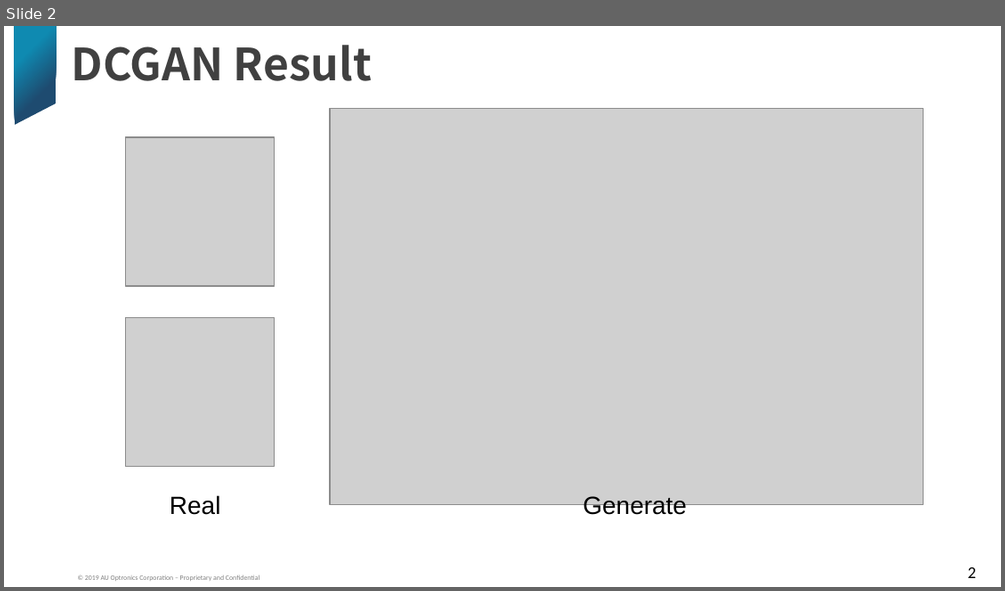
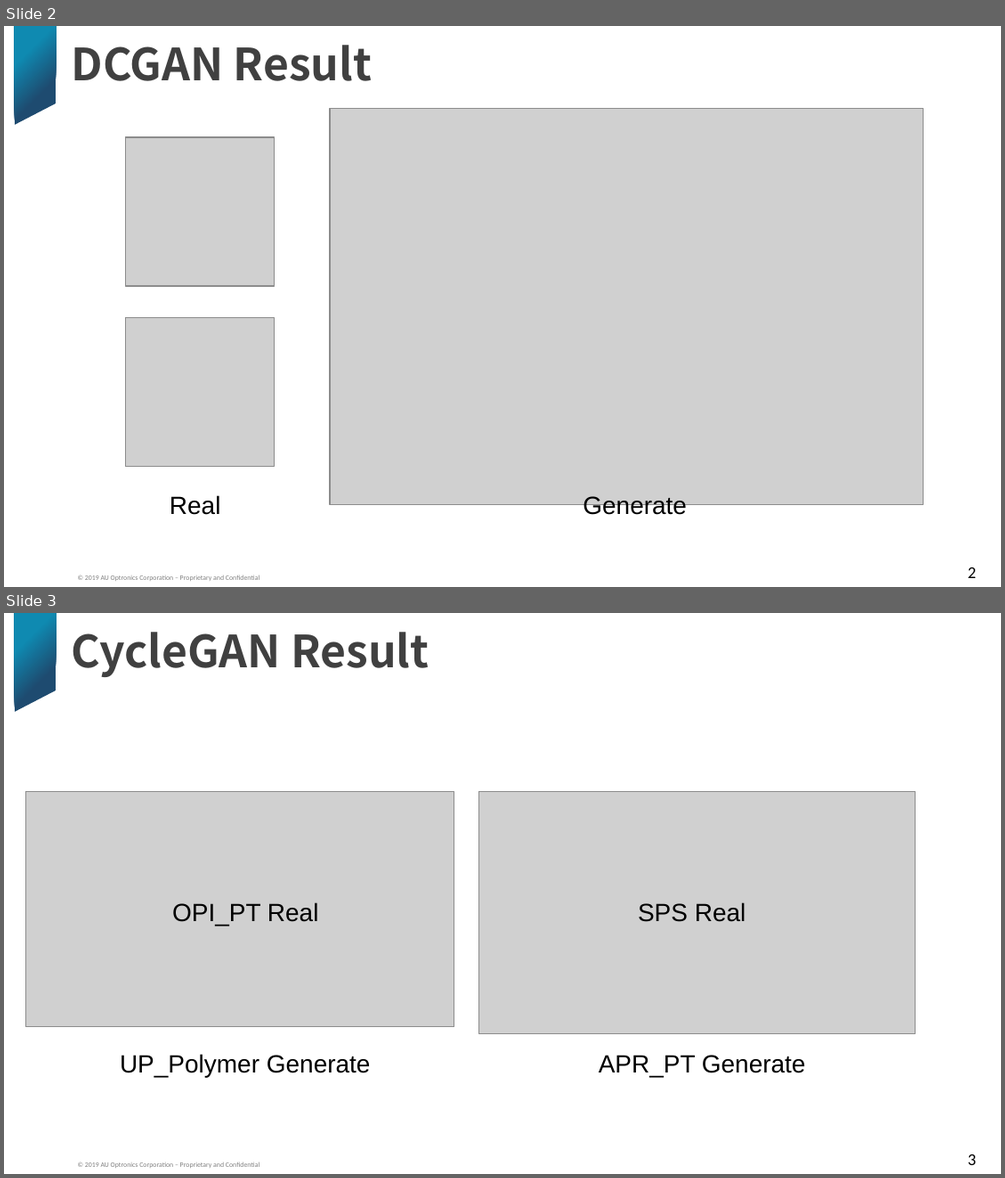
Before and after one commit to alicebook12220/yolov4_python, a slide deck: WFH進度報告_宗賢_20210524.pptx. Shown one above the other, each under a label of ours: slide 2 before the commit, slides 2 and 3 after it. The pictures are 1005x591 and 1005x1178 pixels, drawn with LibreOffice and Linux fonts; fonts in the diff are those of the drawing; grey boxes stand for pictures; background and template pictures are left out. Boxes give left, top, right and bottom in pixels: in the first picture for what was removed or moved away, otherwise in the second. Text is boxed around its words. In the diff, an @@ line names an element or a change of style, - is before the commit and + after.

```diff
--- a/WFH進度報告_宗賢_20210524.pptx
+++ b/WFH進度報告_宗賢_20210524.pptx
@@ slide 3 added at bbox=[4, 613, 1001, 1174], background #FFFFFF; not listed: 2 template elements that a slide beside it also shows @@
@@ text added at bbox=[72, 632, 429, 677], 32 pt, text #404040, bold @@
+CycleGAN Result
@@ picture added at bbox=[26, 791, 454, 1027] @@
@@ picture added at bbox=[478, 791, 915, 1034] @@
@@ text added at bbox=[172, 902, 319, 926], 18 pt, text #000000 @@
+OPI_PT Real
@@ text added at bbox=[638, 902, 746, 922], 18 pt, text #000000 @@
+SPS Real
@@ text added at bbox=[120, 1054, 371, 1077], 18 pt, text #000000 @@
+UP_Polymer Generate
@@ text added at bbox=[599, 1054, 806, 1077], 18 pt, text #000000 @@
+APR_PT Generate
@@ page number added at bbox=[968, 1154, 976, 1165], 12 pt, text #000000 @@
+3
```
Also in this commit, not shown: 1 slide changed.
